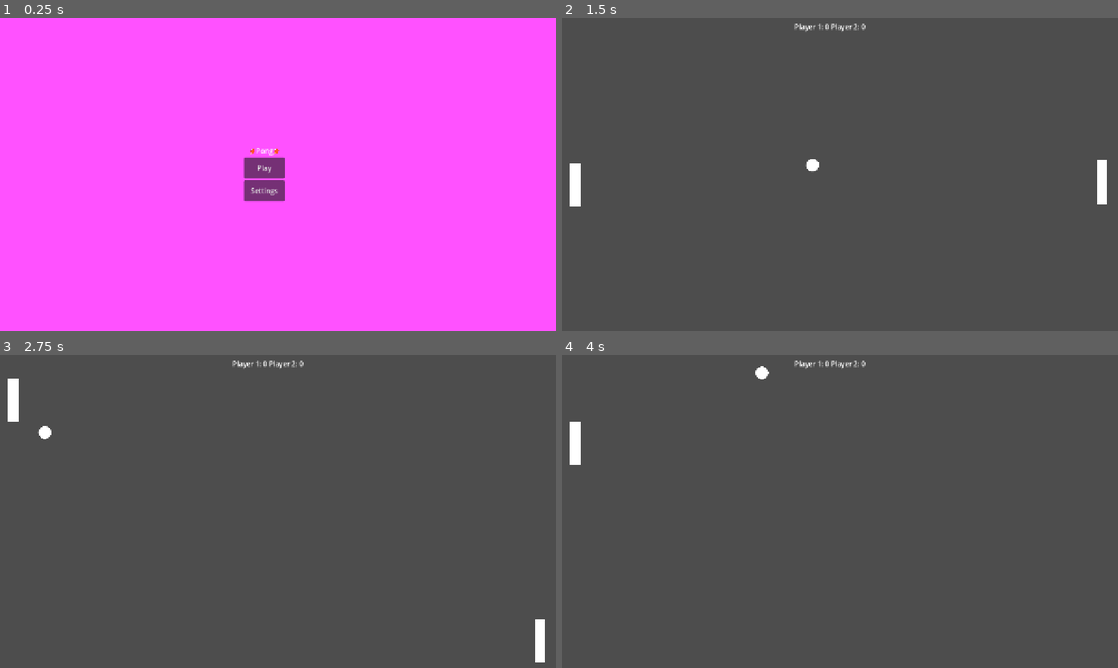
Above: before the commit, frames 1-4 (two rows, left to right).
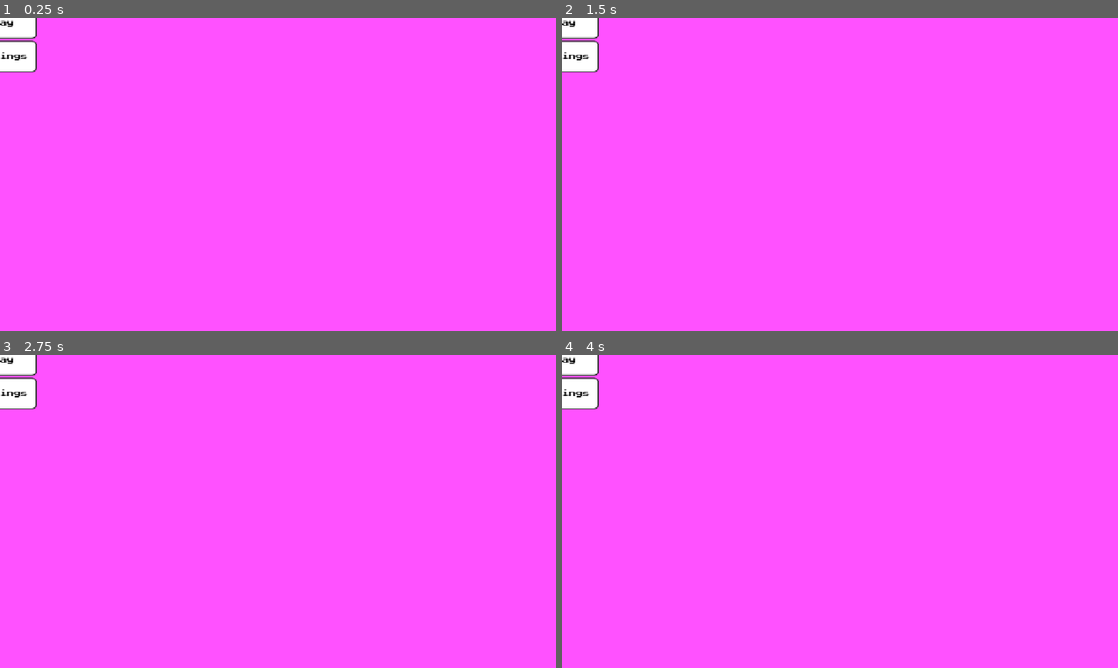
Above: after the commit, the same moments.

Repository: zamijahtomp/Pong-2D
Game: Godot game, scene res://pong_game.tscn
The game is run twice, just before and just after one commit, with the same random seed, the same clock (stepped at 60 frames per second) and the same inputs.
Inputs (mouse positions are in pixels of both pictures, inside the frame that each line leads up to):
- Up to frame 1 (0.25 s): no input
- Up to frame 2 (1.5 s): click (828, 168) at 0.5 s, where only the run before the commit has a clickable "Play"; click (828, 165) at 1.25 s, where only the run before the commit has a clickable "Two Player"
- Up to frame 3 (2.75 s): hold W (up1) from 2.03 s (still down); hold Down (down2) from 2.03 s (still down)
- Up to frame 4 (4 s): release W (up1) at 2.78 s; release Down (down2) at 2.78 s; hold S (down1) 2.78-3.53 s; tap Up (up2) at 2.85 s; hold W (up1) from 3.53 s (still down); hold Down (down2) from 3.53 s (still down)

The runs differ from the first frame. In frame 1, 2.2% of the frame differs, in the area x 0-52%, y 0-59%; in frame 2, 100%, in the area x 0-100%, y 0-100%; in frame 3, 100%; in frame 4, 100%.

Commit message:
Update screen and add font asset

Diff:
--- a/pong_game.tscn
+++ b/pong_game.tscn
@@ -10,10 +10,6 @@
 [node name="Background" parent="." unique_id=1527327227 instance=ExtResource("5_j154r")]
 
 [node name="MainMenu" parent="." unique_id=201033564 instance=ExtResource("1_ajsfb")]
-offset_left = 562.0
-offset_top = 294.0
-offset_right = 562.0
-offset_bottom = 294.0
 
 [node name="2Player" parent="." unique_id=237172595 instance=ExtResource("2_kkmoc")]
 visible = false
--- a/project.godot
+++ b/project.godot
@@ -23,6 +23,7 @@
 
 window/size/viewport_width=1280
 window/size/viewport_height=720
+window/size/mode=3
 window/stretch/mode="canvas_items"
 
 [input]
--- a/scenes/MainMenu.tscn
+++ b/scenes/MainMenu.tscn
@@ -1,6 +1,78 @@
 [gd_scene format=3 uid="uid://b61yo3li5q05y"]
 
+[ext_resource type="FontFile" uid="uid://hr2w4e5i2y2r" path="res://assets/PressStart2P-Regular.ttf" id="1_2wh52"]
 [ext_resource type="Script" uid="uid://dpfjo7yl1rxn7" path="res://scripts/main-menu.gd" id="1_yqorp"]
+[ext_resource type="Texture2D" uid="uid://cctj0sjsokxoj" path="res://assets/pong.png" id="3_ow34m"]
+
+[sub_resource type="StyleBoxFlat" id="StyleBoxFlat_0ykhv"]
+border_width_left = 3
+border_width_top = 3
+border_width_right = 3
+border_width_bottom = 3
+border_color = Color(0, 0, 0, 1)
+corner_radius_top_left = 10
+corner_radius_top_right = 10
+corner_radius_bottom_right = 10
+corner_radius_bottom_left = 10
+
+[sub_resource type="StyleBoxFlat" id="StyleBoxFlat_yqorp"]
+bg_color = Color(1, 1, 1, 1)
+border_width_left = 3
+border_width_top = 3
+border_width_right = 3
+border_width_bottom = 3
+border_color = Color(0.21518216, 0.21518221, 0.21518198, 1)
+corner_radius_top_left = 10
+corner_radius_top_right = 10
+corner_radius_bottom_right = 10
+corner_radius_bottom_left = 10
+
+[sub_resource type="Theme" id="Theme_0ykhv"]
+default_font = ExtResource("1_2wh52")
+Button/colors/font_color = Color(0, 0, 0, 1)
+Button/styles/hover = SubResource("StyleBoxFlat_0ykhv")
+Button/styles/normal = SubResource("StyleBoxFlat_yqorp")
+
+[sub_resource type="Theme" id="Theme_2wh52"]
+
+[sub_resource type="Theme" id="Theme_ow34m"]
+
+[sub_resource type="Animation" id="Animation_2wh52"]
+length = 0.001
+tracks/0/type = "value"
+tracks/0/imported = false
+tracks/0/enabled = true
+tracks/0/path = NodePath(".:rotation")
+tracks/0/interp = 1
+tracks/0/loop_wrap = true
+tracks/0/keys = {
+"times": PackedFloat32Array(0),
+"transitions": PackedFloat32Array(1),
+"update": 0,
+"values": [0.0]
+}
+
+[sub_resource type="Animation" id="Animation_ow34m"]
+resource_name = "rotate"
+length = 2.0
+tracks/0/type = "value"
+tracks/0/imported = false
+tracks/0/enabled = true
+tracks/0/path = NodePath(".:rotation")
+tracks/0/interp = 1
+tracks/0/loop_wrap = true
+tracks/0/keys = {
+"times": PackedFloat32Array(0, 1, 1.9333333),
+"transitions": PackedFloat32Array(1, 1, 1),
+"update": 0,
+"values": [0.0, 0.0, 0.0]
+}
+
+[sub_resource type="AnimationLibrary" id="AnimationLibrary_l72w3"]
+_data = {
+&"RESET": SubResource("Animation_2wh52"),
+&"rotate": SubResource("Animation_ow34m")
+}
 
 [node name="MainMenu" type="Control" unique_id=1285682397]
 layout_mode = 3
@@ -9,25 +81,62 @@
 anchor_bottom = 1.0
 grow_horizontal = 2
 grow_vertical = 2
+theme = SubResource("Theme_0ykhv")
 script = ExtResource("1_yqorp")
+
+[node name="TitleContainer" type="Control" parent="." unique_id=1945523690]
+anchors_preset = 0
+offset_left = -85.0
+offset_top = -75.0
+offset_right = 85.0
+offset_bottom = -28.0
+size_flags_vertical = 3
+
+[node name="TextureRect2" type="TextureRect" parent="TitleContainer" unique_id=1046251398]
+layout_mode = 0
+offset_right = 47.0
+offset_bottom = 47.0
+texture = ExtResource("3_ow34m")
+expand_mode = 2
+
+[node name="RichTextLabel" type="RichTextLabel" parent="TitleContainer" unique_id=41558093]
+layout_mode = 0
+offset_left = 51.0
+offset_right = 119.0
+offset_bottom = 47.0
+size_flags_horizontal = 3
+theme = SubResource("Theme_2wh52")
+text = "Pong"
+fit_content = true
+horizontal_alignment = 1
+vertical_alignment = 1
+
+[node name="TextureRect" type="TextureRect" parent="TitleContainer" unique_id=338104939]
+layout_mode = 0
+offset_left = 123.0
+offset_right = 170.0
+offset_bottom = 47.0
+texture = ExtResource("3_ow34m")
+expand_mode = 2
 
 [node name="VBoxContainer" type="VBoxContainer" parent="." unique_id=451054887]
 layout_mode = 0
-offset_right = 93.0
-offset_bottom = 128.0
-
-[node name="RichTextLabel" type="RichTextLabel" parent="VBoxContainer" unique_id=41558093]
-layout_mode = 2
-text = "🏓Pong🏓"
-fit_content = true
-horizontal_alignment = 1
+offset_left = -85.0
+offset_top = -25.0
+offset_right = 85.0
+offset_bottom = 125.0
 
 [node name="Play" type="Button" parent="VBoxContainer" unique_id=1460127540]
 layout_mode = 2
 size_flags_vertical = 3
+theme = SubResource("Theme_ow34m")
 text = "Play"
 
 [node name="Settings" type="Button" parent="VBoxContainer" unique_id=1038855898]
 layout_mode = 2
 size_flags_vertical = 3
 text = "Settings"
+
+[node name="AnimationPlayer" type="AnimationPlayer" parent="." unique_id=1983549815]
+root_node = NodePath("../TitleContainer")
+libraries/ = SubResource("AnimationLibrary_l72w3")
Binary file added: assets/PressStart2P-Regular.ttf
Not shown, added: assets/PressStart2P-Regular.ttf.import
Binary file added: assets/pong.png
Not shown, added: assets/pong.png.import
